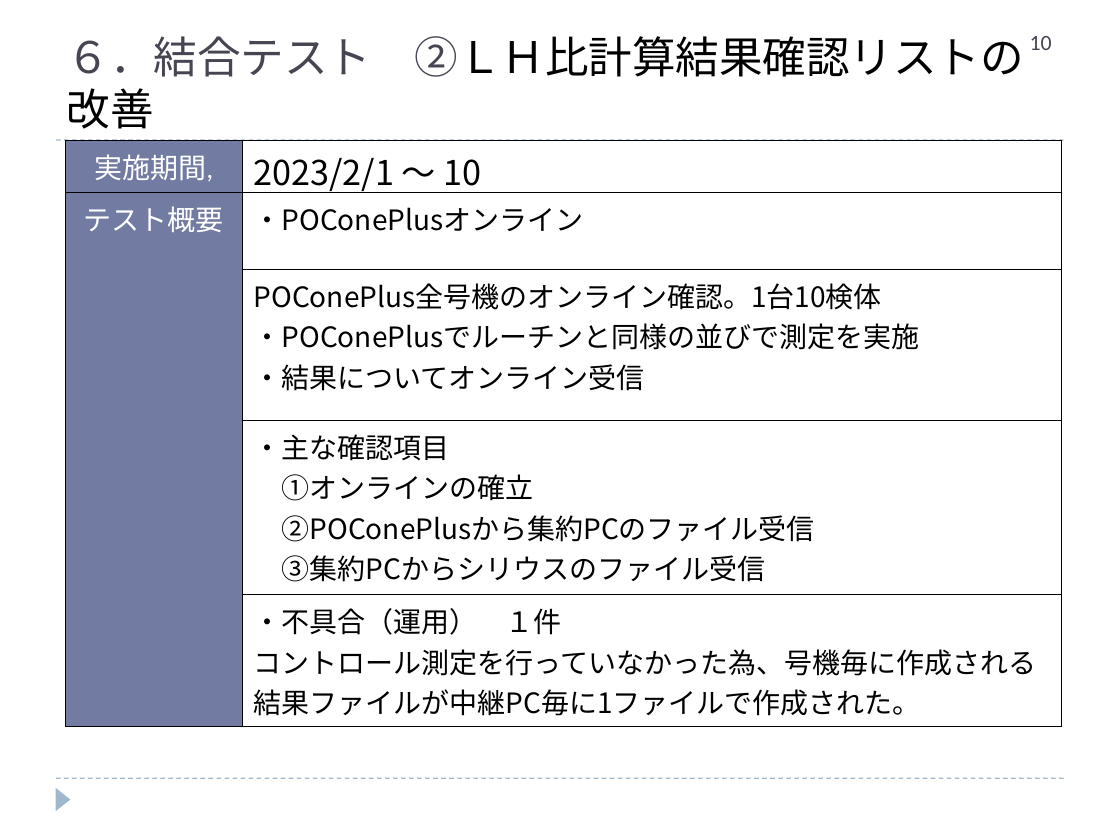
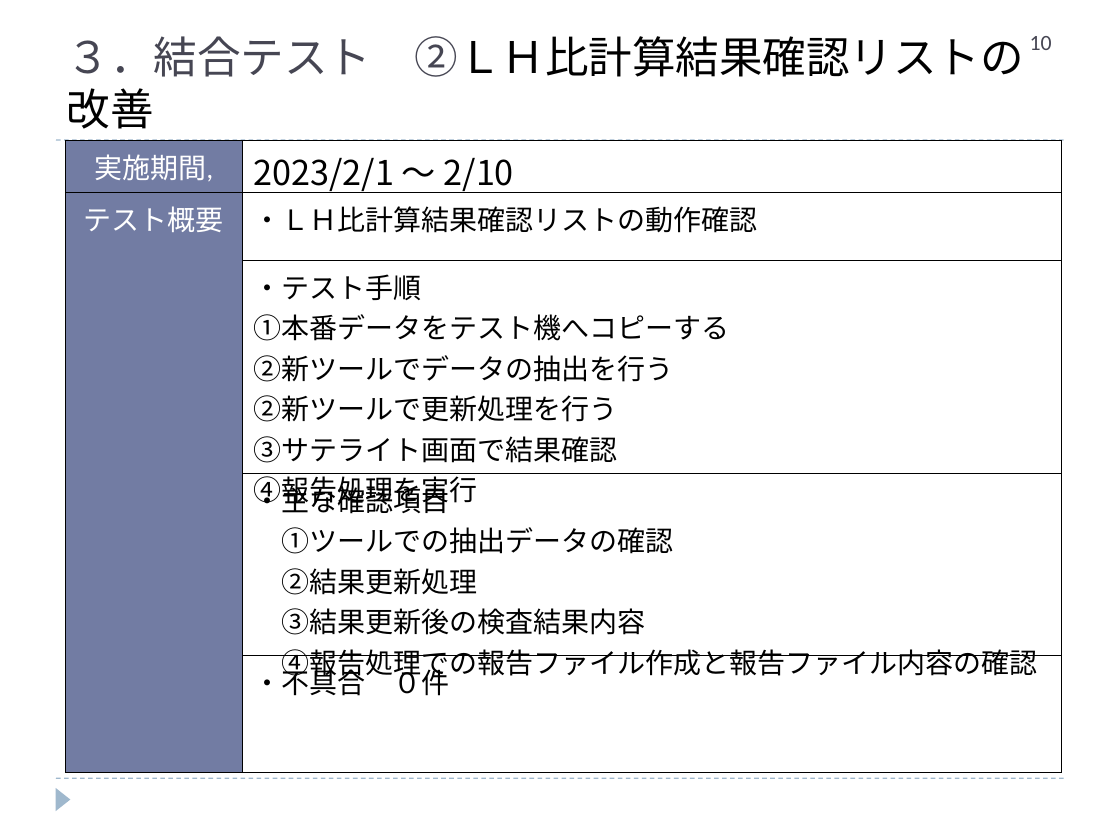
Before and after one commit to hanyutatsuya/Chemistory, a slide deck: slide 10 of 次期システム対応/レビュー/ケミストリー次期先行対応.ppt. Drawn at 1120x840 pixels with LibreOffice and Linux fonts; fonts in the diff are those of the drawing. Boxes give left, top, right and bottom in pixels: in the first picture for what was removed or moved away, otherwise in the second. Text is boxed around its words. In the diff, an @@ line names an element or a change of style, - is before the commit and + after.

Commit message:
Commit 20230321-224500

```diff
--- a/次期システム対応/レビュー/ケミストリー次期先行対応.ppt
+++ b/次期システム対応/レビュー/ケミストリー次期先行対応.ppt
@@ text at [67,36,372,77]: text changed @@
-６．結合テスト ②ＬＨ比計算結果確認リストの改善
+３．結合テスト ②ＬＨ比計算結果確認リストの改善
@@ table at [65,140,1061,772] @@
-row 1, column 2: 2023/2/1 ～ 10
+row 1, column 2: 2023/2/1 ～ 2/10
-row 2, column 2: ・POConePlusオンライン
+row 2, column 2: ・ＬＨ比計算結果確認リストの動作確認
-row 3, column 2: POConePlus全号機のオンライン確認。1台10検体 / ・POConePlusでルーチンと同様の並びで測定を実施 / ・結果についてオンライン受信
+row 3, column 2: ・テスト手順 / ①本番データをテスト機へコピーする / ②新ツールでデータの抽出を行う / ②新ツールで更新処理を行う / ③サテライト画面で結果確認 / ④報告処理を実行
-row 4, column 2: ・主な確認項目 / ①オンラインの確立 / ②POConePlusから集約PCのファイル受信 / ③集約PCからシリウスのファイル受信
+row 4, column 2: ・主な確認項目 / ①ツールでの抽出データの確認 / ②結果更新処理 / ③結果更新後の検査結果内容 / ④報告処理での報告ファイル作成と報告ファイル内容の確認
-row 5, column 2: ・不具合（運用） １件 / コントロール測定を行っていなかった為、号機毎に作成される結果ファイルが中継PC毎に1ファイルで作成された。
+row 5, column 2: ・不具合 ０件
```
Also in this commit, not shown: 7 other slides changed.
